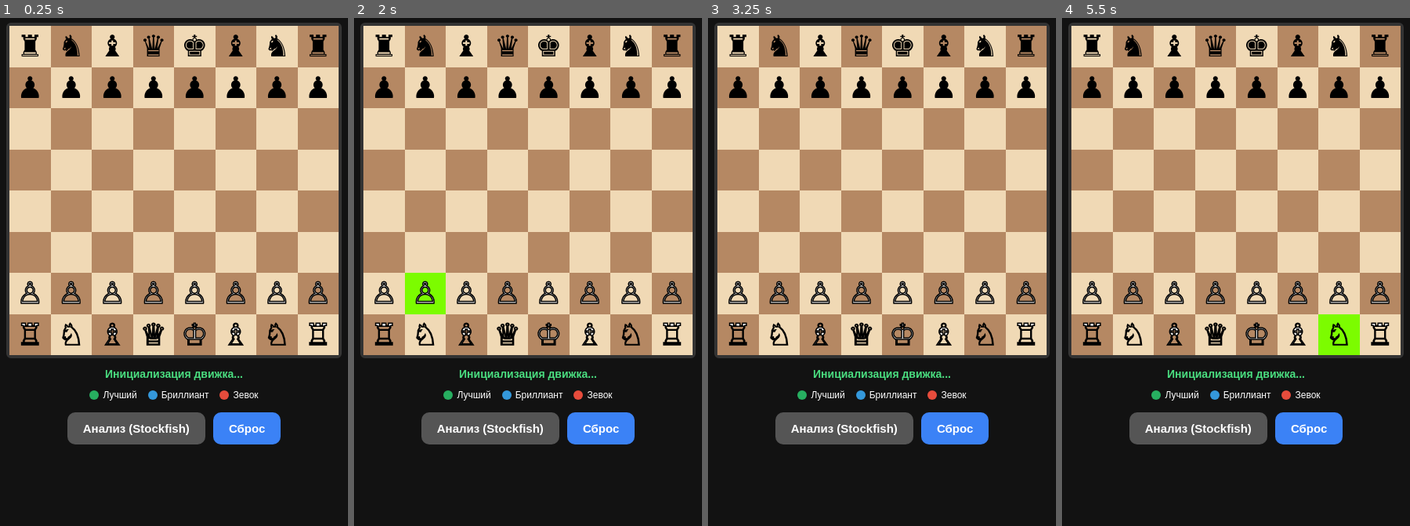
Above: before the commit, frames 1-4 (left to right).
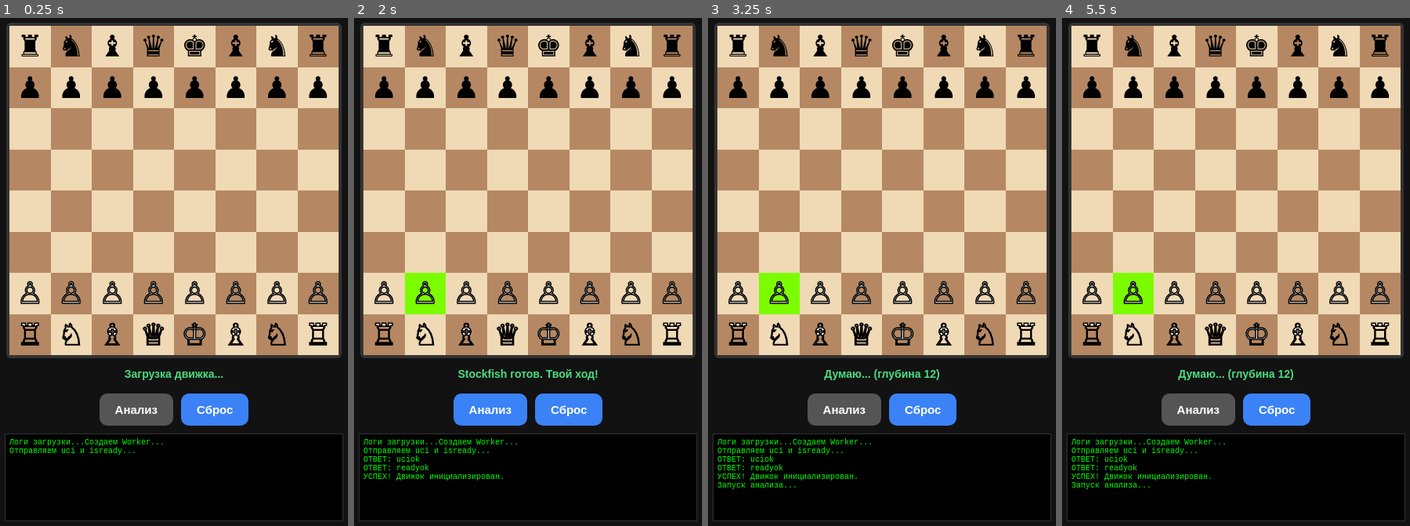
Above: after the commit, the same moments.

Repository: Marmokio/My-chess
Game: browser game, page chess.html
Two runs of this game, one before a commit and one after it. Both use one fixed random seed, a clock stepped at 60 frames per second and the inputs below.
Inputs (mouse positions are in pixels of both pictures, inside the frame that each line leads up to):
- Up to frame 1 (0.25 s): no input
- Up to frame 2 (2 s): click (423, 332) at 1.27 s; click (423, 292) at 1.87 s
- Up to frame 3 (3.25 s): click (843, 409) at 2.02 s, where only the run after the commit has a clickable "Анализ"; click (944, 170) at 2.47 s; click (819, 129) at 3.07 s
- Up to frame 4 (5.5 s): click (1131, 129) at 3.67 s; click (1256, 292) at 4.27 s; click (1093, 129) at 4.87 s; click (1340, 332) at 5.47 s

The runs differ from the first frame. In frame 1, 5.5% of the frame differs, in the area x 1-99%, y 69-100%; in frame 2, 6.4%; in frame 3, 6.9%; in frame 4, 7.8%, in the area x 1-99%, y 50-100%.

Commit message:
Update chess.html

Diff:
--- a/chess.html
+++ b/chess.html
@@ -3,7 +3,7 @@
 <head>
 <meta charset="UTF-8">
 <meta name="viewport" content="width=device-width, initial-scale=1.0, maximum-scale=1.0, user-scalable=no">
-<title>Шахматы + Stockfish (GitHub)</title>
+<title>Шахматы + Stockfish (Debug)</title>
 <style>
   body { background:#121212; color:#fff; font-family:Arial,sans-serif; margin:0; padding:10px; display:flex; flex-direction:column; align-items:center; }
   #board-container { position:relative; width:95vw; max-width:420px; aspect-ratio:1/1; margin-top:15px; border:4px solid #333; border-radius:6px; }
@@ -17,23 +17,17 @@
   button:disabled { background:#555; }
   #status { margin-top:12px; font-size:14px; color:#4ade80; font-weight:bold; text-align:center; min-height:18px; }
   #arrow-layer { position:absolute; top:0; left:0; width:100%; height:100%; pointer-events:none; }
-  .legend { display:flex; gap:14px; margin-top:10px; font-size:12px; }
-  .legend-item { display:flex; align-items:center; gap:5px; }
-  .dot { width:12px; height:12px; border-radius:50%; }
+  #debug-log { width:95vw; max-width:420px; height:100px; background:#000; color:#0f0; font-family:monospace; font-size:10px; overflow-y:auto; margin-top:10px; padding:5px; border:1px solid #333; }
 </style>
 </head>
 <body>
 <div id="board-container"><canvas id="arrow-layer"></canvas></div>
 <div id="status">Загрузка движка...</div>
-<div class="legend">
-  <div class="legend-item"><div class="dot" style="background:#27ae60"></div>Лучший</div>
-  <div class="legend-item"><div class="dot" style="background:#3498db"></div>Бриллиант</div>
-  <div class="legend-item"><div class="dot" style="background:#e74c3c"></div>Зевок</div>
-</div>
 <div id="controls">
-  <button id="btnHint" onclick="runAnalysis()" disabled>Анализ (Stockfish)</button>
+  <button id="btnHint" onclick="runAnalysis()" disabled>Анализ</button>
   <button onclick="resetGame()">Сброс</button>
 </div>
+<div id="debug-log">Логи загрузки...</div>
 
 <script src="https://cdn.jsdelivr.net/npm/chess.js@0.10.3/chess.min.js"></script>
 
@@ -43,6 +37,13 @@
 const ctx = canvas.getContext('2d');
 const statusEl = document.getElementById('status');
 const btnHint = document.getElementById('btnHint');
+const logEl = document.getElementById('debug-log');
+
+function log(msg) {
+    console.log(msg);
+    logEl.innerText += msg + "\n";
+    logEl.scrollTop = logEl.scrollHeight;
+}
 
 let game = new Chess();
 let selectedSquare = null;
@@ -134,42 +135,44 @@
 }
 
 function initEngine(){
+  log("Создаем Worker...");
+  statusEl.innerText = 'Загрузка движка...';
   try {
-    // Загружаем локальный файл
     engine = new Worker('stockfish.js');
 
-    engine.onmessage = e => handleEngineMessage(e.data);
-
-    // Отправляем команды
+    engine.onmessage = e => {
+      handleEngineMessage(e.data);
+    };
+
+    engine.onerror = e => {
+      log("ОШИБКА WORKER: " + JSON.stringify(e));
+      statusEl.innerText = 'Ошибка загрузки скрипта движка.';
+    };
+
+    log("Отправляем uci и isready...");
     engine.postMessage('uci');
-    engine.postMessage('setoption name Threads value 1');
-    engine.postMessage('setoption name Hash value 16');
+    engine.postMessage('setoption name MultiPV value 3');
     engine.postMessage('isready');
 
-    statusEl.innerText = 'Инициализация движка...';
-
-    // Страховка: если через 3 секунды движок не ответил, пробуем еще раз
-    setTimeout(() => {
-      if(!engineReady){
-        engine.postMessage('uci');
-        engine.postMessage('isready');
-      }
-    }, 3000);
-
   } catch(err){
-    statusEl.innerText = 'Ошибка: Не найден файл stockfish.js!';
-    console.error(err);
+    log("ОШИБКА СОЗДАНИЯ: " + err.message);
+    statusEl.innerText = 'Ошибка: ' + err.message;
   }
 }
 
 function handleEngineMessage(line){
   if(typeof line !== 'string') return;
 
-  // Если видим 'readyok' — движок жив
+  // Логируем всё, что шлет движок (чтобы понять, жив ли он)
+  if(line.includes('readyok') || line.includes('bestmove') || line.includes('uciok')) {
+      log("ОТВЕТ: " + line);
+  }
+
   if(line.trim() === 'readyok'){
     engineReady = true;
     btnHint.disabled = false;
     statusEl.innerText = 'Stockfish готов. Твой ход!';
+    log("УСПЕХ! Движок инициализирован.");
     return;
   }
 
@@ -180,7 +183,6 @@
     const entries = Object.values(bestMoveData).filter(x=>x && x.move);
     if(entries.length > 0){
       entries.sort((a,b)=> b.score - a.score);
-
       const best = entries[0];
       currentArrows.push({from:best.move.slice(0,2), to:best.move.slice(2,4), color:'rgba(39,174,96,0.95)', width:9});
 
@@ -234,8 +236,8 @@
   clearArrows();
   bestMoveData = [];
   statusEl.innerText = 'Думаю... (глубина 12)';
-
-  engine.postMessage('setoption name MultiPV value 3');
+  log("Запуск анализа...");
+
   engine.postMessage('position fen ' + game.fen());
   engine.postMessage('go depth 12');
 }
